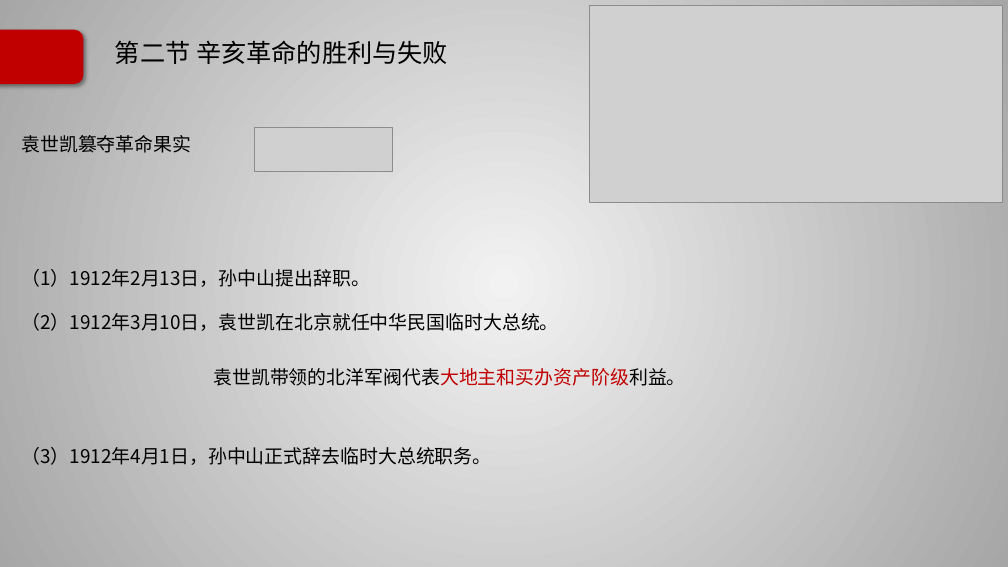
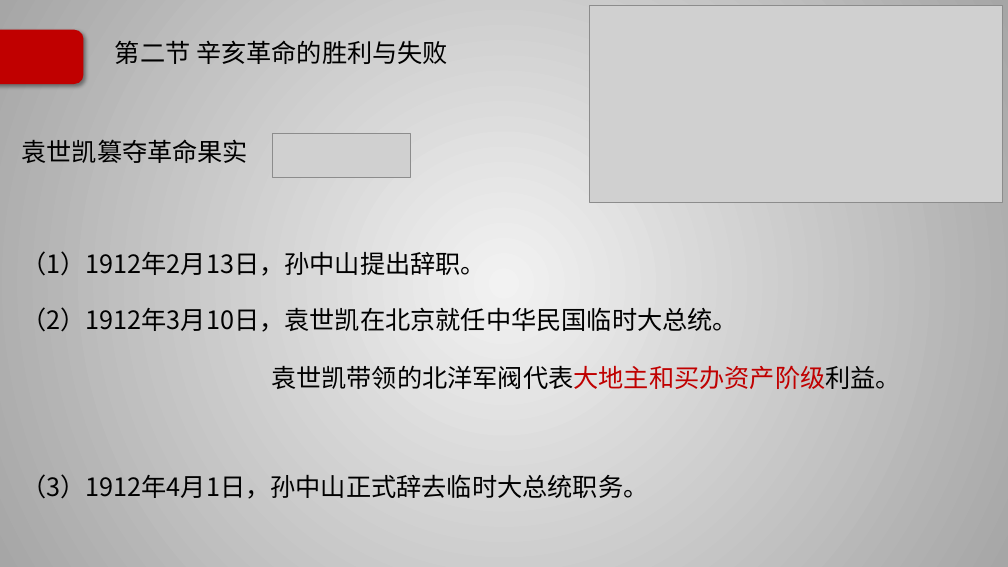
Before and after one commit to Call-me-zhy/tangtang, a slide deck: slide 65 of 5 中国近现代史纲要/课件/中国近现代史纲要精讲3.pptx (slide 63 before the commit). Drawn at 1008x567 pixels with LibreOffice and Linux fonts; fonts in the diff are those of the drawing; grey boxes stand for pictures; background and template pictures are left out. Boxes give left, top, right and bottom in pixels: in the first picture for what was removed or moved away, otherwise in the second. Text is boxed around its words. In the diff, an @@ line names an element or a change of style, - is before the commit and + after.

```diff
--- a/5 中国近现代史纲要/课件/中国近现代史纲要精讲3.pptx
+++ b/5 中国近现代史纲要/课件/中国近现代史纲要精讲3.pptx
@@ text "袁世凯篡夺革命果实" at <box>21,139,738,499</box>: size 18 to 24 pt @@
@@ picture: place and size @@
-picture at <box>255,127,393,171</box>
+picture at <box>272,133,411,177</box>
@@ text "袁世凯带领的北洋军阀代表大地主和买办资产阶级利益。" at <box>271,365,901,389</box>: size 18 to 24 pt @@
@@ text "袁世凯带领的北洋军阀代表大地主和买办资产阶级利益。": place and size @@
-text "袁世凯带领的北洋军阀代表大地主和买办资产阶级利益。" at <box>213,368,685,386</box>
+text "袁世凯带领的北洋军阀代表大地主和买办资产阶级利益。" at <box>271,365,901,389</box>
```
Also in this commit, not shown: 11 other slides changed, 3 slides removed, 4 other files.
